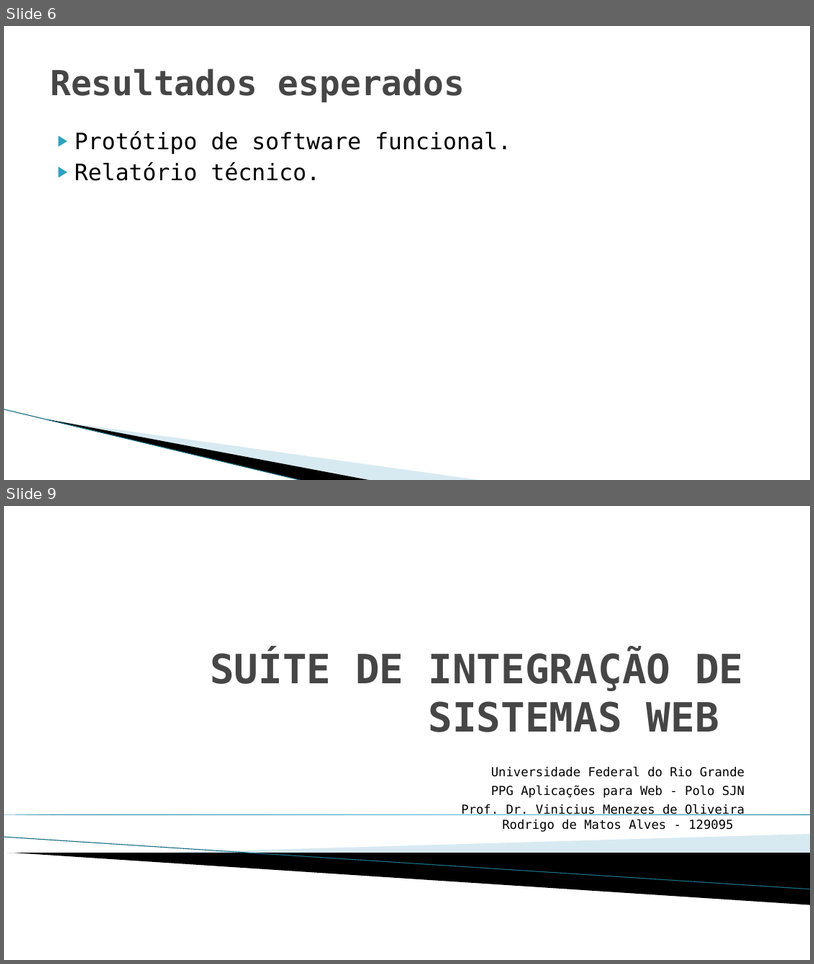
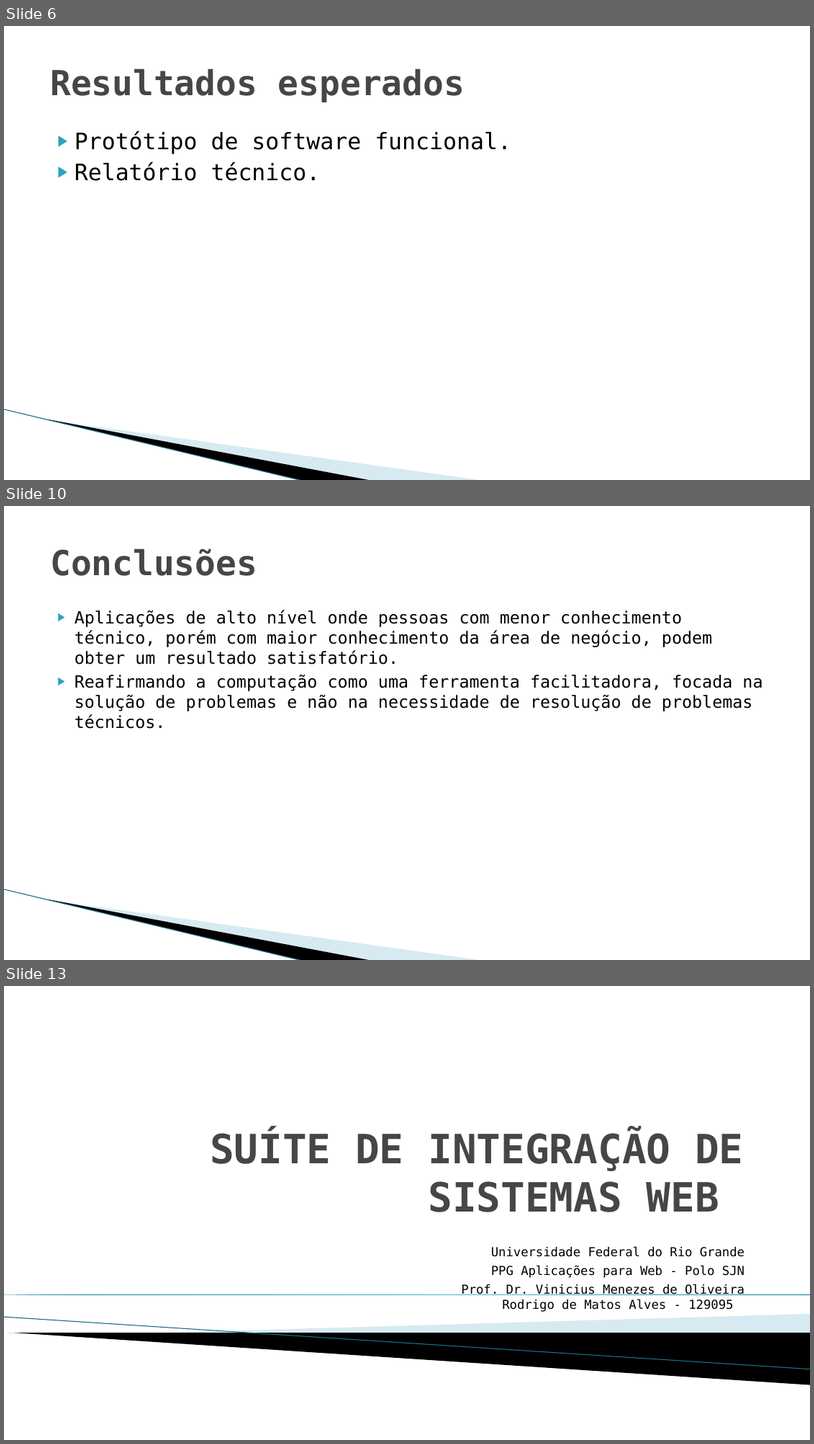
Before and after one commit to rodrigodmalves/integraFacil, a slide deck: artigo/Alves, Rodrigo - SUÍTE DE INTEGRAÇÃO DE SISTEMAS WEB.pptx. Shown one above the other, each under a label of ours: slides 6 and 9 before the commit, slides 6, 10 and 13 after it; the slides between them are not shown. The pictures are 814x964 and 814x1444 pixels, drawn with LibreOffice and Linux fonts; fonts in the diff are those of the drawing; background and template pictures are left out. Boxes give left, top, right and bottom in pixels: in the first picture for what was removed or moved away, otherwise in the second. Text is boxed around its words. In the diff, an @@ line names an element or a change of style, - is before the commit and + after.

```diff
--- a/artigo/Alves, Rodrigo - SUÍTE DE INTEGRAÇÃO DE SISTEMAS WEB.pptx
+++ b/artigo/Alves, Rodrigo - SUÍTE DE INTEGRAÇÃO DE SISTEMAS WEB.pptx
@@ slide 10 added at box(4, 506, 810, 960), background #FFFFFF; not listed: 3 template elements that a slide beside it also shows @@
@@ title added at box(50, 548, 257, 576), 41 pt, text #464646, bold @@
+Conclusões
@@ text added at box(75, 610, 763, 728), 20 pt, text #000000 @@
+▶ Aplicações de alto nível onde pessoas com menor conhecimento técnico, porém com maior conhecimento da área de negócio, podem obter um resultado satisfatório.
+▶ Reafirmando a computação como uma ferramenta facilitadora, focada na solução de problemas e não na necessidade de resolução de problemas técnicos.
@@ what was slide 9 is now slide 13 @@
```
Also in this commit, not shown: 2 slides changed, 3 other slides added, 6 other files.
